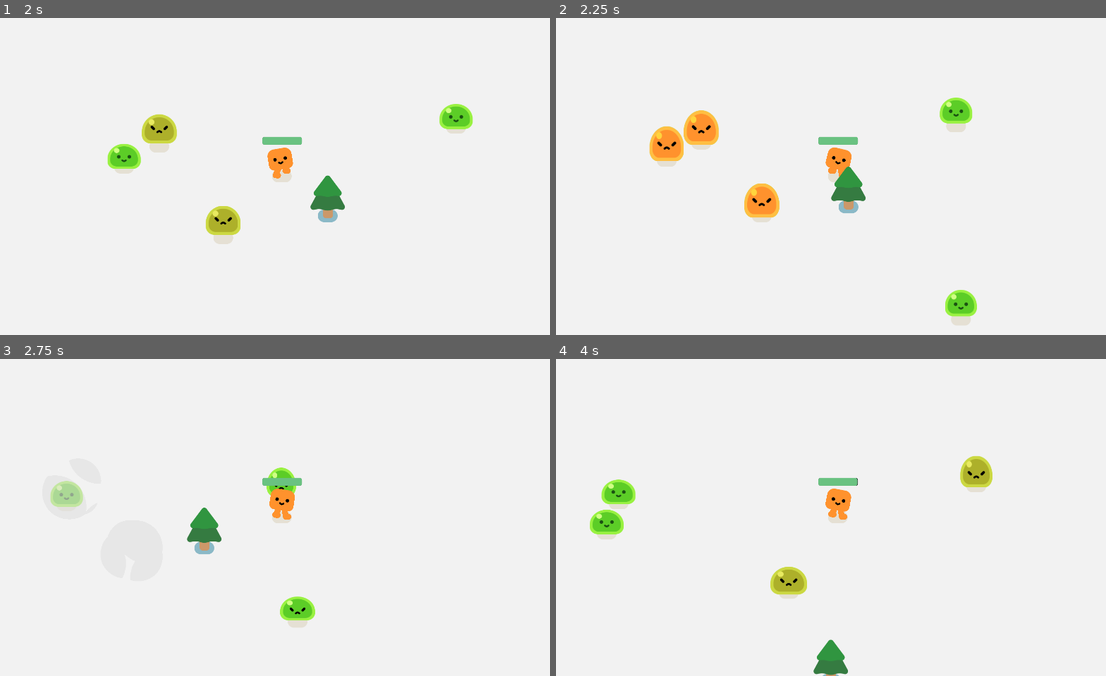
Above: before the commit, frames 1-4 (two rows, left to right).
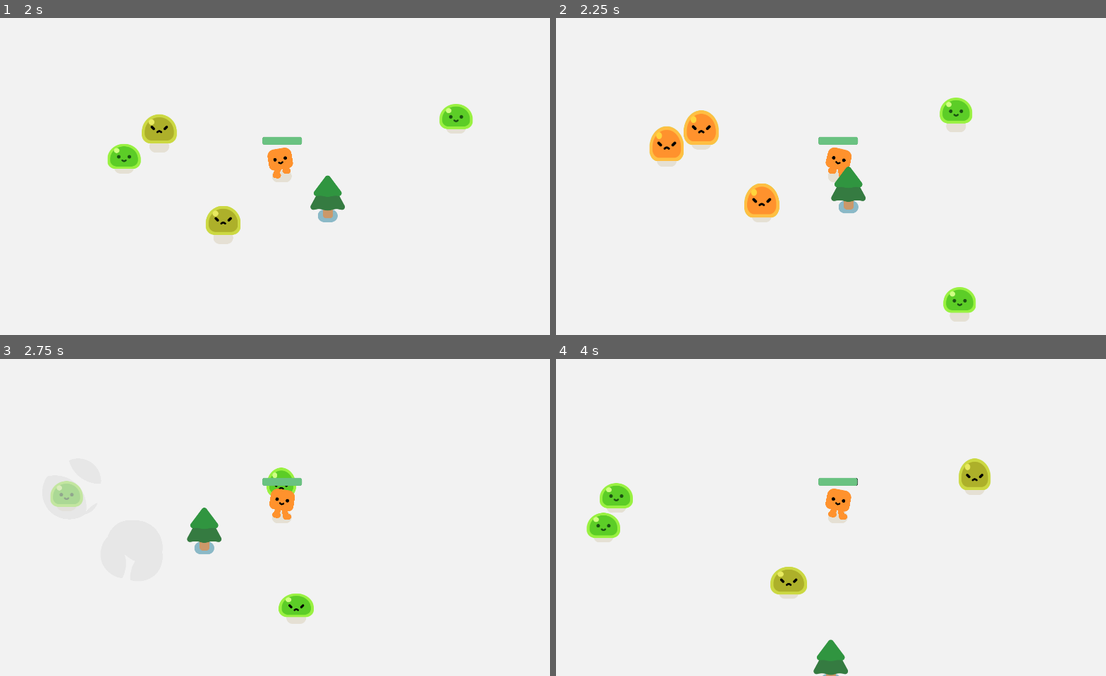
Above: after the commit, the same moments.

Repository: derpy2289/godot-project-joel3
Game: Godot game, scene res://scenes/game.tscn
The game is run twice, just before and just after one commit, with the same random seed, the same clock (stepped at 60 frames per second) and the same inputs.
Inputs:
- Up to frame 1 (2 s): hold D (move_right) 0.53-1.28 s; hold S (move_down) from 1.28 s (still down)
- Up to frame 2 (2.25 s): release S (move_down) at 2.03 s; hold D (move_right) from 2.03 s (still down)
- Up to frame 3 (2.75 s): keep holding D (move_right)
- Up to frame 4 (4 s): release D (move_right) at 2.78 s; hold W (move_up) 2.78-3.53 s; hold A (move_left) from 3.53 s (still down)

Frame 1 is identical in both runs. In frame 2, 0.3% of the frame differs, in the area x 70-77%, y 84-97%; in frame 3, 0.3%; in frame 4, 1.1%, in the area x 5-80%, y 30-58%.

Commit message:
Update game.tscn

Diff:
--- a/scenes/game.tscn
+++ b/scenes/game.tscn
@@ -36,7 +36,7 @@
 rotation = 0.018783918
 
 [node name="Timer" type="Timer" parent="."]
-wait_time = 0.404
+wait_time = 0.4
 autostart = true
 
 [node name="GameOver" type="CanvasLayer" parent="."]
